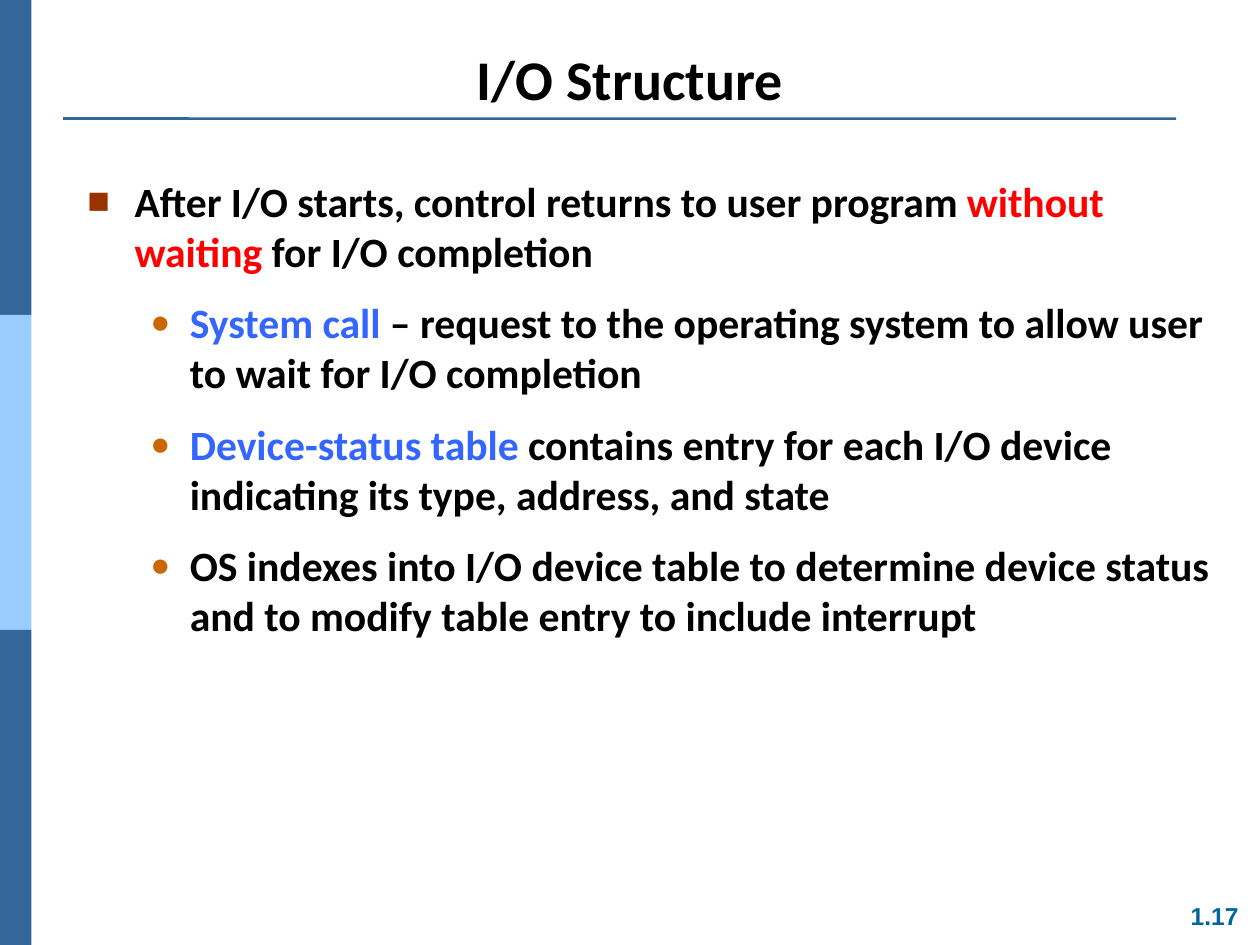
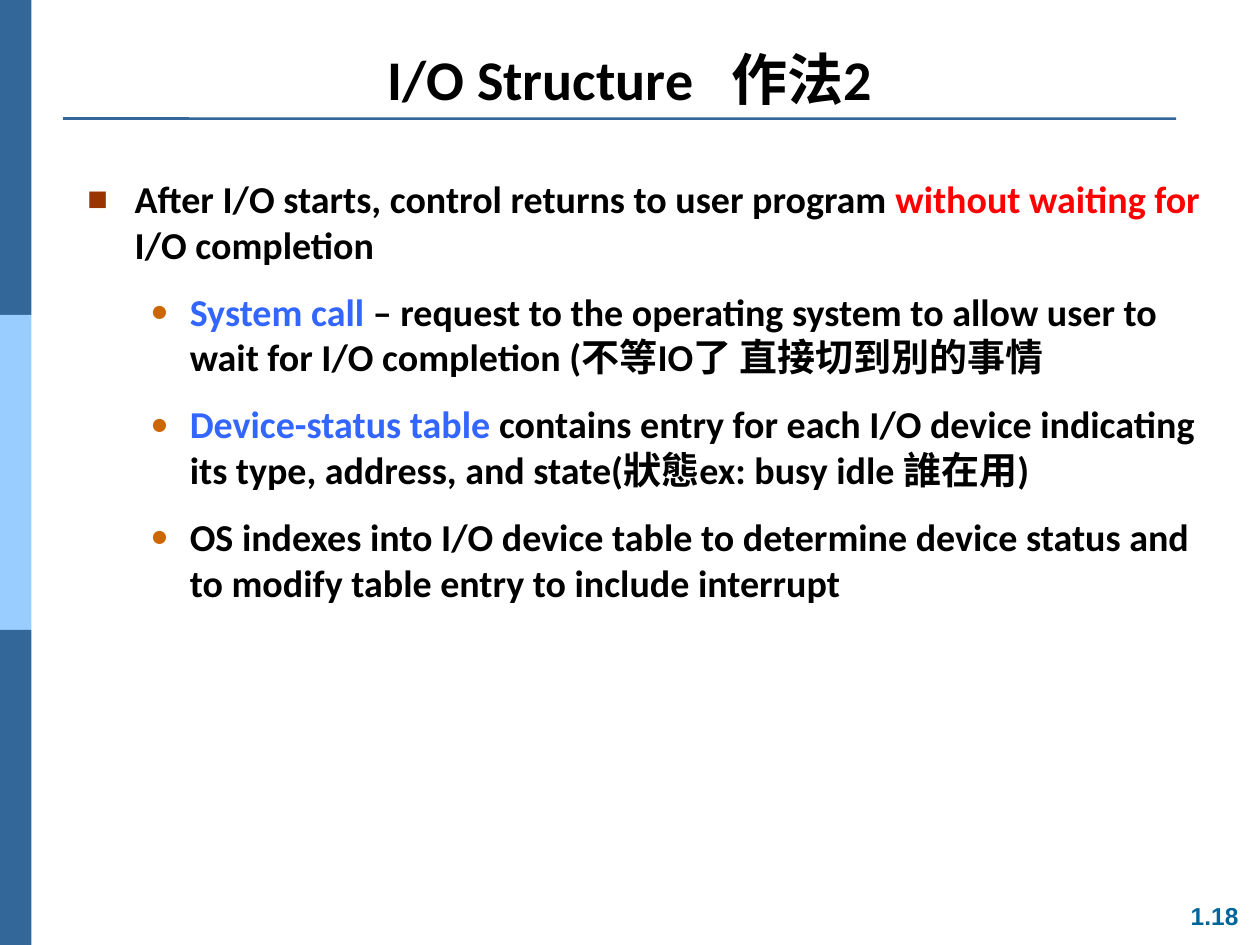
Before and after one commit to Yang09701194/OS_Learning, a slide deck: slide 18 of ch01.ppt (slide 17 before the commit). Drawn at 1260x945 pixels with LibreOffice and Linux fonts; fonts in the diff are those of the drawing. Boxes give left, top, right and bottom in pixels: in the first picture for what was removed or moved away, otherwise in the second. Text is boxed around its words. In the diff, an @@ line names an element or a change of style, - is before the commit and + after.

Commit message:
1-6 ok

```diff
--- a/ch01.ppt
+++ b/ch01.ppt
@@ title at (388,52,872,105): text changed @@
-I/O Structure
+I/O Structure 作法2
@@ text at (135,186,1199,603): size 23.8 to 21.7 pt in "After I/O starts, control returns to user ...", "OS indexes into I/O device table to ..."; text colour #000000 to #FF0000 in "for" @@
@@ text at (190,299,1194,490): text changed; size 23.8 to 21.7 pt @@
-  ● System call – request to the operating system to allow user to wait for I/O completion
-  ● Device-status table contains entry for each I/O device indicating its type, address, and state
+  ● System call – request to the operating system to allow user to wait for I/O completion (不等IO了 直接切到別的事情
+  ● Device-status table contains entry for each I/O device indicating its type, address, and state(狀態ex: busy idle 誰在用)
@@ page number at (1191,908,1239,926): text changed @@
-1.17
+1.18
```
Also in this commit, not shown: 2 other slides changed, 1 slide added.
